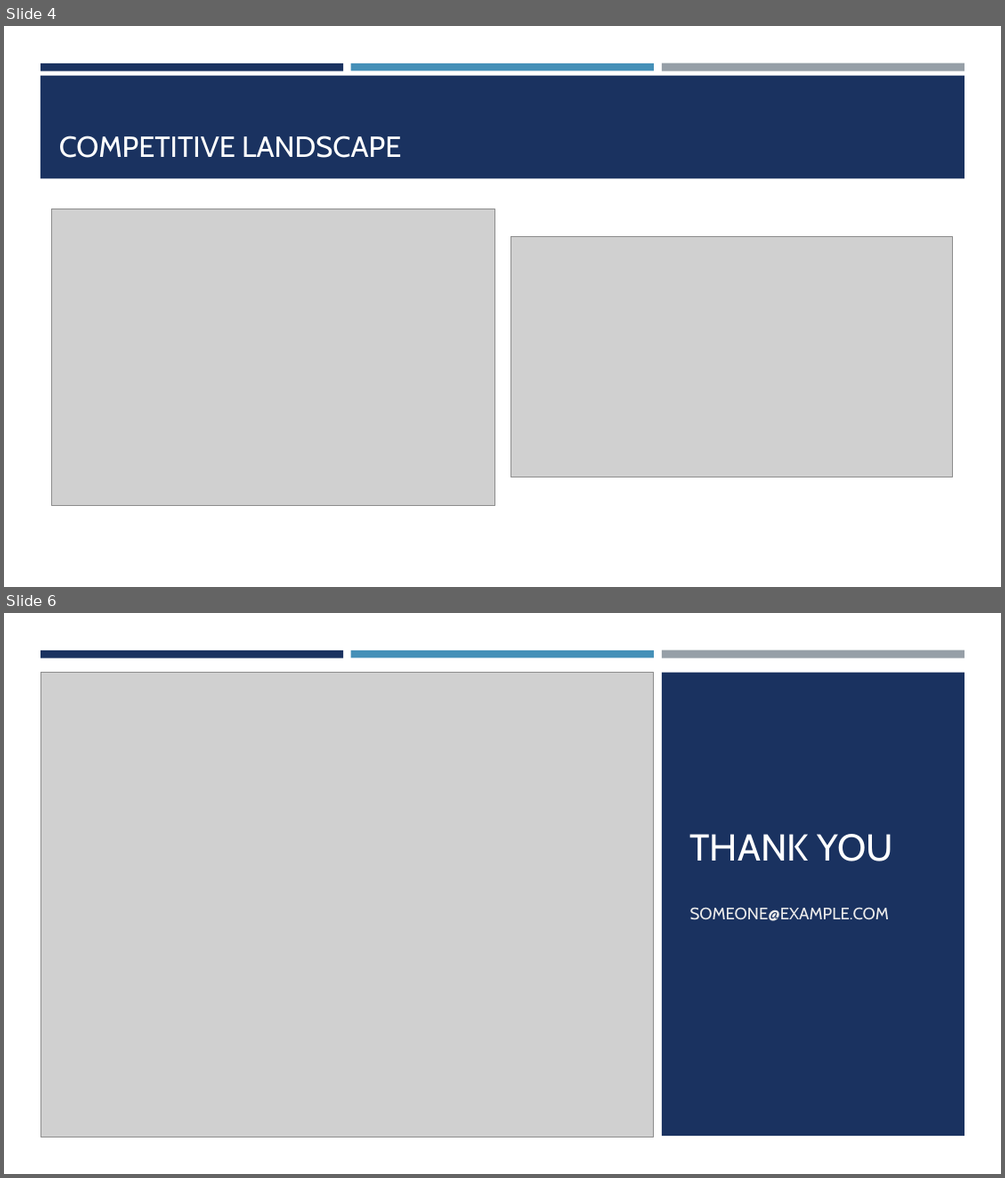
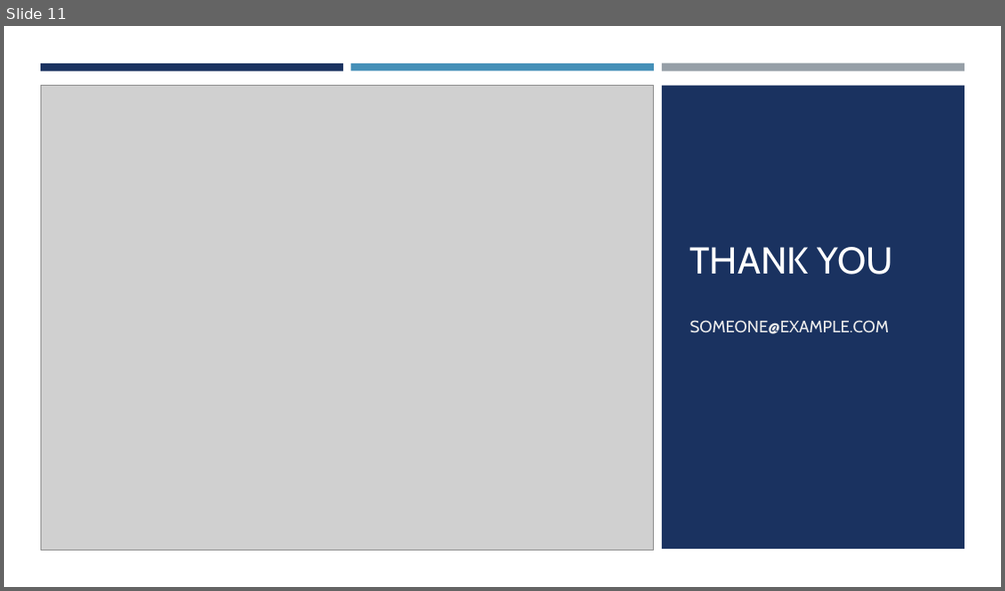
Before and after one commit to shawn-cavalieri/panic_at_the_desktop_project_1, a slide deck: Panic At The Desktop Project 1-.pptx. Shown one above the other, each under a label of ours: slides 4 and 6 before the commit, slide 11 after it; the slides between them are not shown. The pictures are 1005x1178 and 1005x591 pixels, drawn with LibreOffice and Linux fonts; fonts in the diff are those of the drawing; grey boxes stand for pictures. Boxes give left, top, right and bottom in pixels: in the first picture for what was removed or moved away, otherwise in the second. Text is boxed around its words. In the diff, an @@ line names an element or a change of style, - is before the commit and + after.

```diff
--- a/Panic At The Desktop Project 1-.pptx
+++ b/Panic At The Desktop Project 1-.pptx
@@ slide 4 removed at (4,26,1001,587), background #FFFFFF @@
@@ rectangle removed at (40,63,343,70) @@
@@ rectangle removed at (40,75,965,178) @@
@@ rectangle removed at (351,63,654,70) @@
@@ rectangle removed at (662,63,964,71) @@
@@ title removed at (59,135,401,158) @@
-COMPETITIVE LANDSCAPE
@@ picture removed at (52,208,495,505) @@
@@ picture removed at (511,236,952,477) @@
@@ what was slide 6 is now slide 11 @@
```
Also in this commit, not shown: 2 slides changed, 8 slides added, 2 other slides removed, 3 other files.
